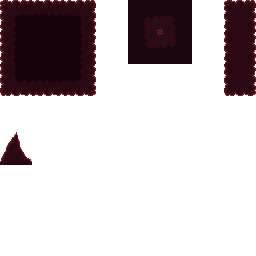
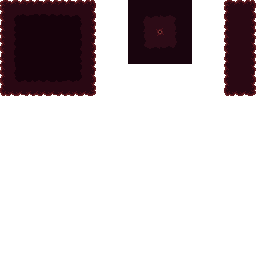
The second 256 × 256 image is a revision of the first. Changes to its layers:
removed layer "Capa de pintura 1 Fusionada" (1st of 4) over [0, 132, 32, 165]
painted on "Capa de pintura 1 Fusionada" (2nd of 3) over [0, 132, 32, 165]